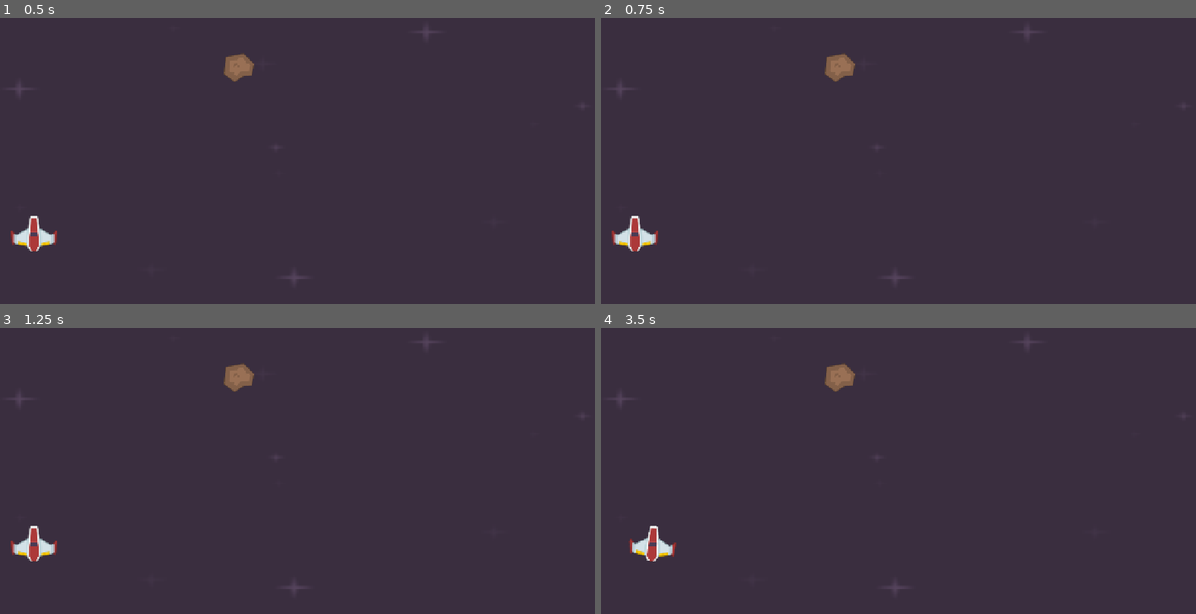
Above: before the commit, frames 1-4 (two rows, left to right).
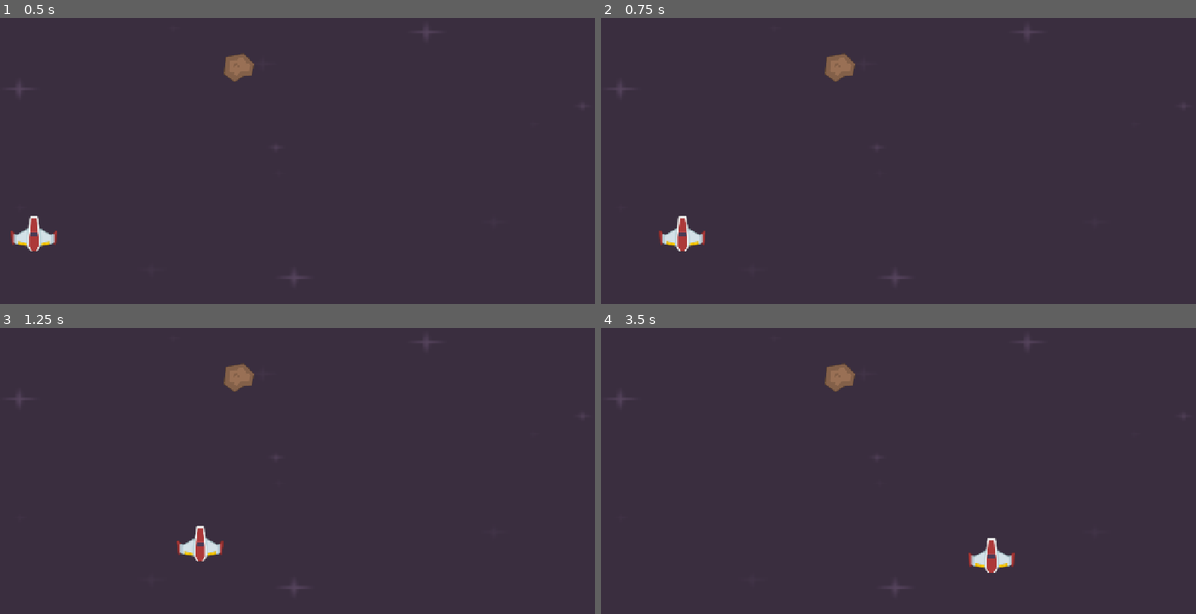
Above: after the commit, the same moments.

Repository: ORGinalBIbEK/space-shooter
Game: Godot game, scene res://scenes/level.tscn
Same seed, same stepped clock (60 frames per second), same inputs: the game is played once before the commit and once after it.
Inputs:
- Up to frame 1 (0.5 s): no input
- Up to frame 2 (0.75 s): tap Enter at 0.5 s; hold Right (right) from 0.53 s (still down)
- Up to frame 3 (1.25 s): keep holding Right (right)
- Up to frame 4 (3.5 s): release Right (right) at 1.28 s; hold Down (down) 1.28-2.03 s; hold Right (right) 2.03-2.78 s; tap Space at 2.75 s; hold Up (up) from 2.78 s (still down)

Frame 1 is identical in both runs. In frame 2, 1.0% of the frame differs, in the area x 1-18%, y 69-82%; in frame 3, 1.0%, in the area x 1-38%, y 69-82%; in frame 4, 1.0%.

Commit message:
unnecssaery removed

Diff:
--- a/scenes/player.gd
+++ b/scenes/player.gd
@@ -5,6 +5,4 @@
 
 func _process(delta):
 	var direction=Input.get_vector("left","right","up","down")
-	if Input.is_action_pressed("ui_down"):
-		position += Vector2(1,0) * 50 * delta
-		$PlayerImage.rotation +=0.1*delta
+	position+= direction *500 * delta
